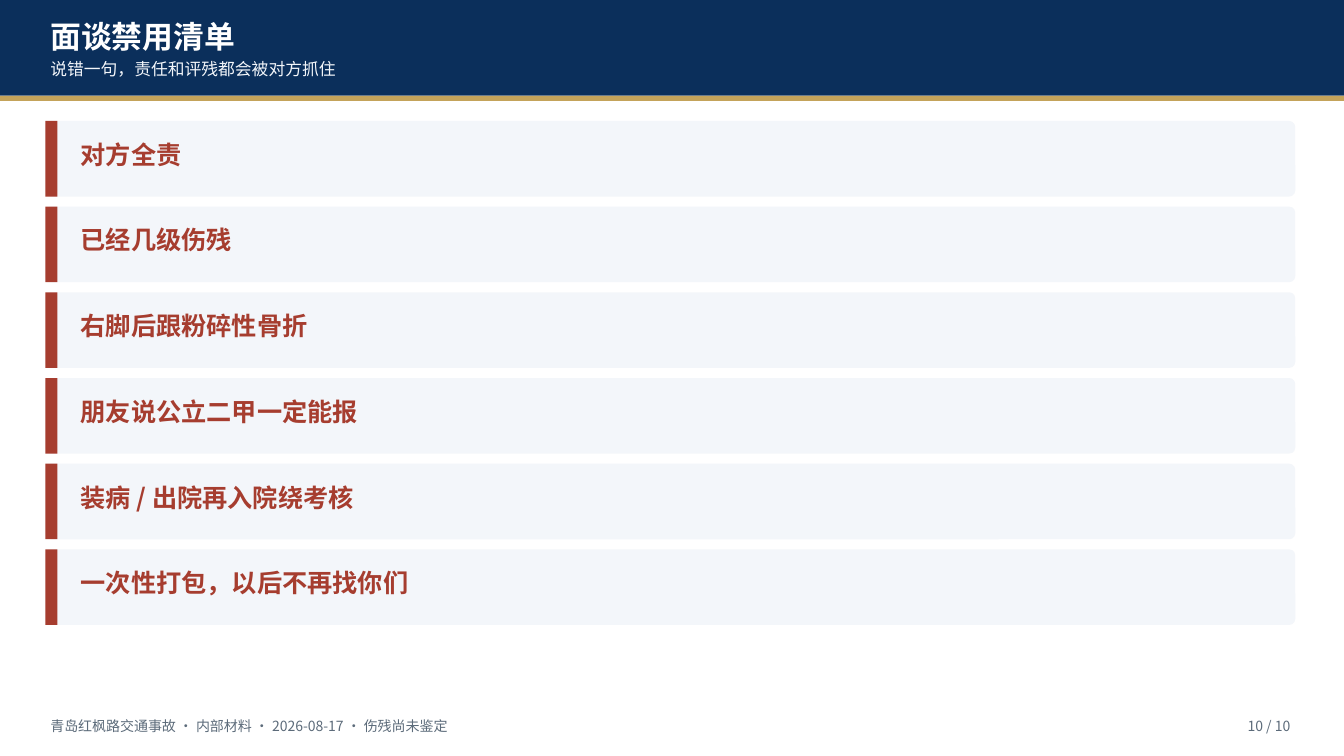
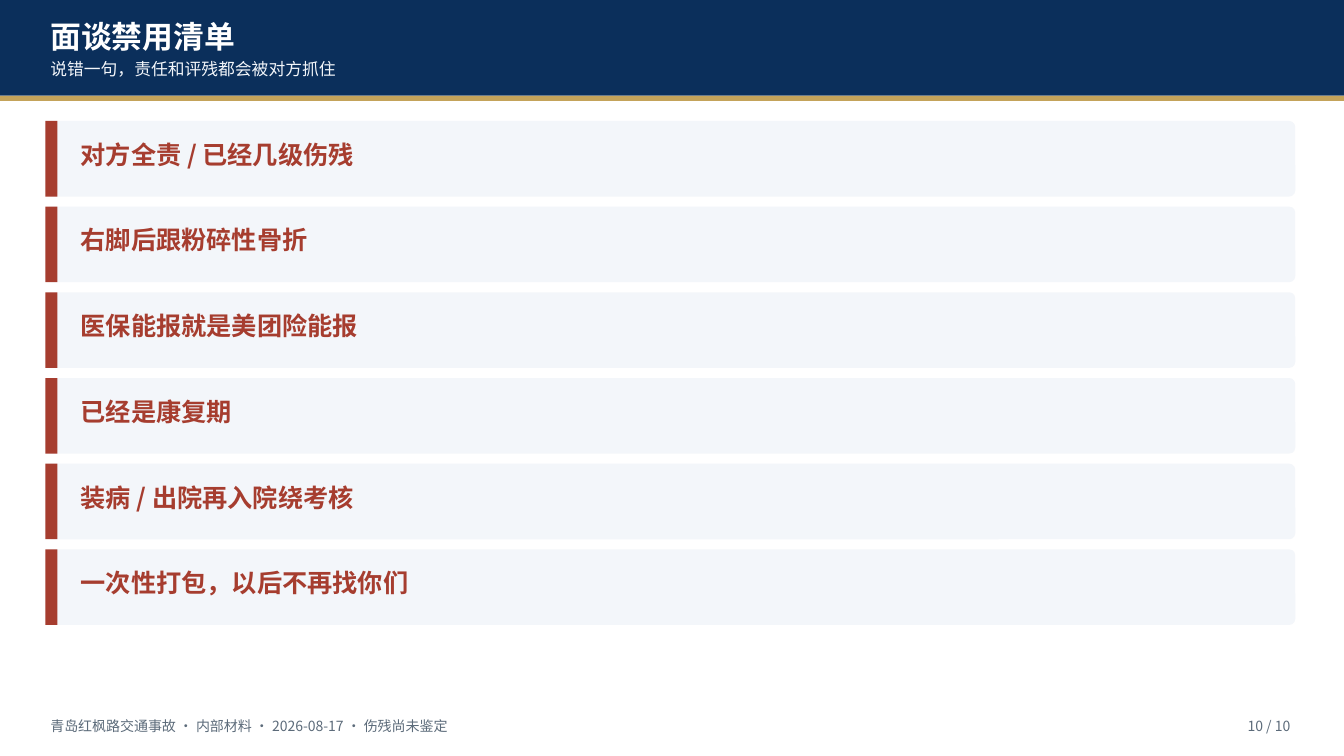
Before and after one commit to hujigang2010-maker/AIDEN, a slide deck: slide 10 of deliverables/青岛红枫路交通事故_伤情与伤残简报_20260817.pptx. Drawn at 1344x756 pixels with LibreOffice and Linux fonts; fonts in the diff are those of the drawing. Boxes give left, top, right and bottom in pixels: in the first picture for what was removed or moved away, otherwise in the second. Text is boxed around its words. In the diff, an @@ line names an element or a change of style, - is before the commit and + after.

```diff
--- a/deliverables/青岛红枫路交通事故_伤情与伤残简报_20260817.pptx
+++ b/deliverables/青岛红枫路交通事故_伤情与伤残简报_20260817.pptx
@@ text at [81, 142, 354, 167]: text changed @@
-对方全责
+对方全责 / 已经几级伤残
@@ text "右脚后跟粉碎性骨折": place and size @@
-text "右脚后跟粉碎性骨折" at [81, 313, 308, 338]
+text "右脚后跟粉碎性骨折" at [81, 227, 308, 252]
@@ text removed at [81, 227, 232, 252] @@
-已经几级伤残
@@ text added at [81, 313, 358, 337], 18 pt, text #A63D2F, bold @@
+医保能报就是美团险能报
@@ text at [81, 399, 232, 424]: text changed @@
-朋友说公立二甲一定能报
+已经是康复期
```
Also in this commit, not shown: 2 other slides changed, 8 other files.
